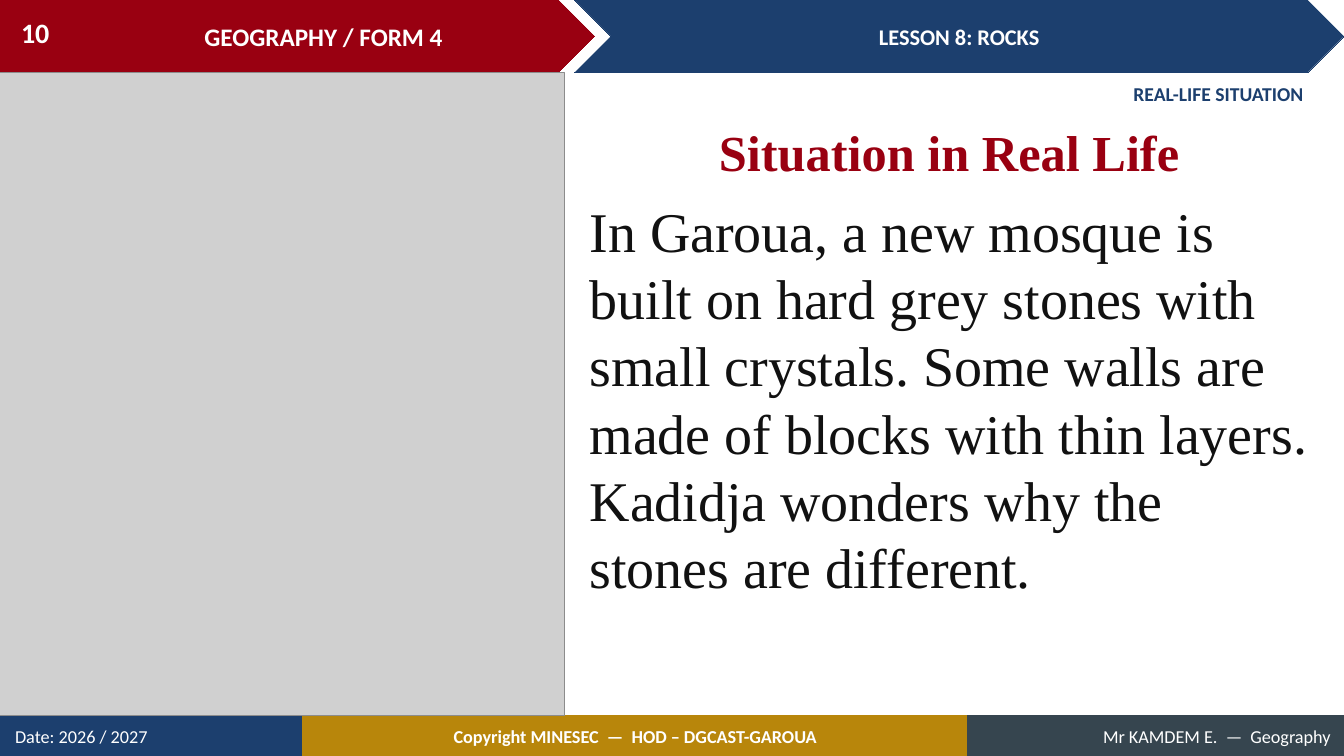
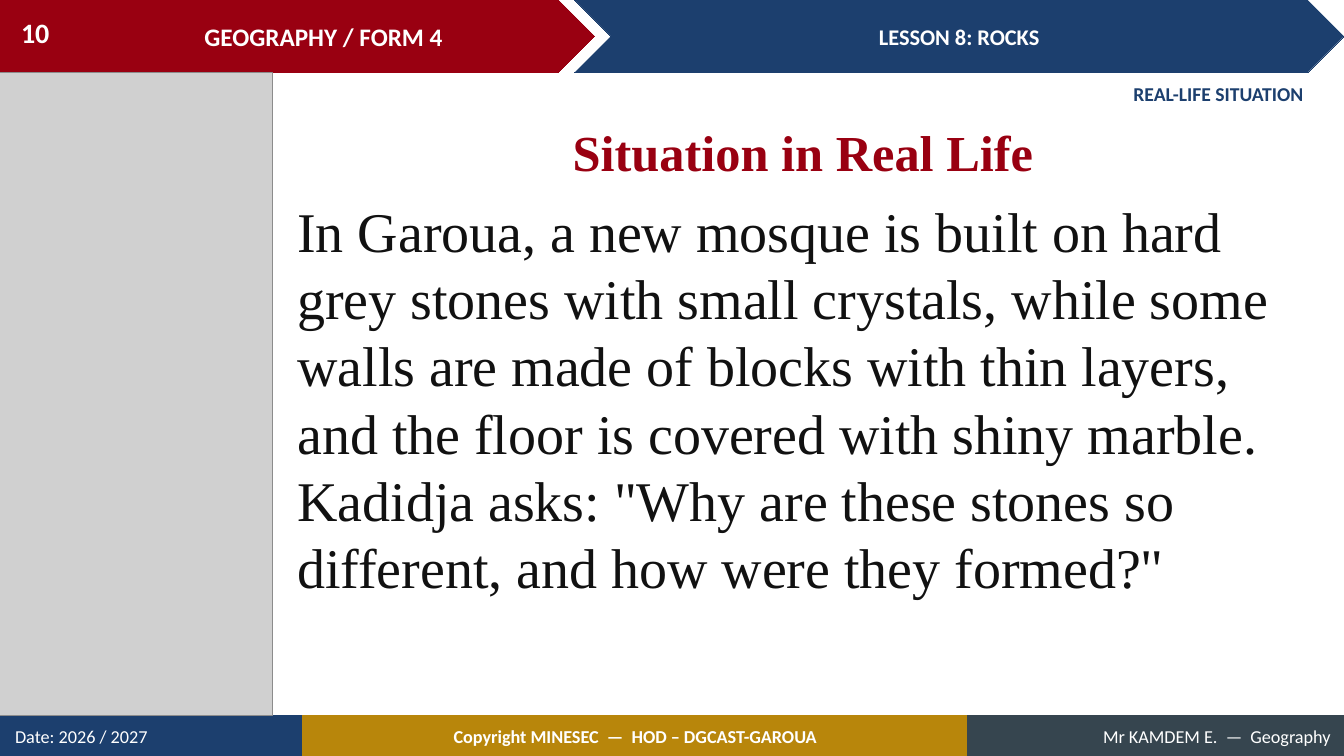
Before and after one commit to Berthautk/linea-github, a slide deck: slide 10 of lecons/F3/11_FORM4_LESSON08_Rocks.pptx. Drawn at 1344x756 pixels with LibreOffice and Linux fonts; fonts in the diff are those of the drawing; grey boxes stand for pictures. Boxes give left, top, right and bottom in pixels: in the first picture for what was removed or moved away, otherwise in the second. Text is boxed around its words. In the diff, an @@ line names an element or a change of style, - is before the commit and + after.

```diff
--- a/lecons/F3/11_FORM4_LESSON08_Rocks.pptx
+++ b/lecons/F3/11_FORM4_LESSON08_Rocks.pptx
@@ picture: place and size @@
-picture at [0,73,565,716]
+picture at [0,73,272,716]
@@ text "Situation in Real Life": place and size @@
-text "Situation in Real Life" at [719,135,1179,172]
+text "Situation in Real Life" at [573,135,1033,172]
@@ text at [297,213,1268,599]: text changed @@
-In Garoua, a new mosque is built on hard grey stones with small crystals. Some walls are made of blocks with thin layers. Kadidja wonders why the stones are different.
+In Garoua, a new mosque is built on hard grey stones with small crystals, while some walls are made of blocks with thin layers, and the floor is covered with shiny marble. Kadidja asks: "Why are these stones so different, and how were they formed?"
```
Also in this commit, not shown: 19 other slides changed, 11 slides added, 2 slides removed, 8 other files.
